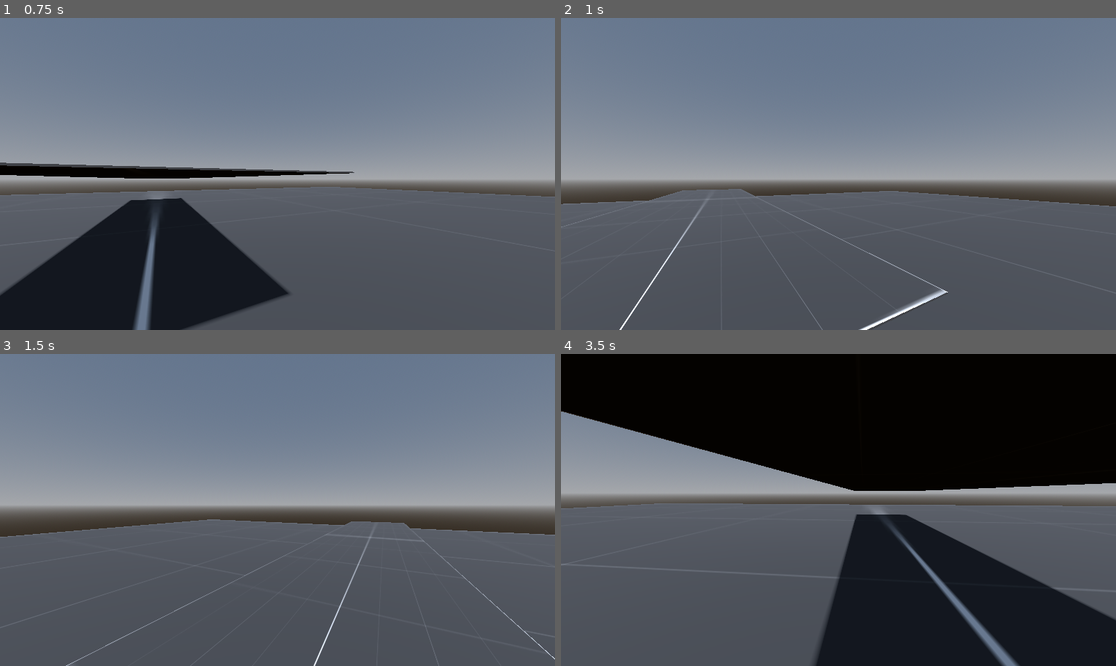
Above: before the commit, frames 1-4 (two rows, left to right).
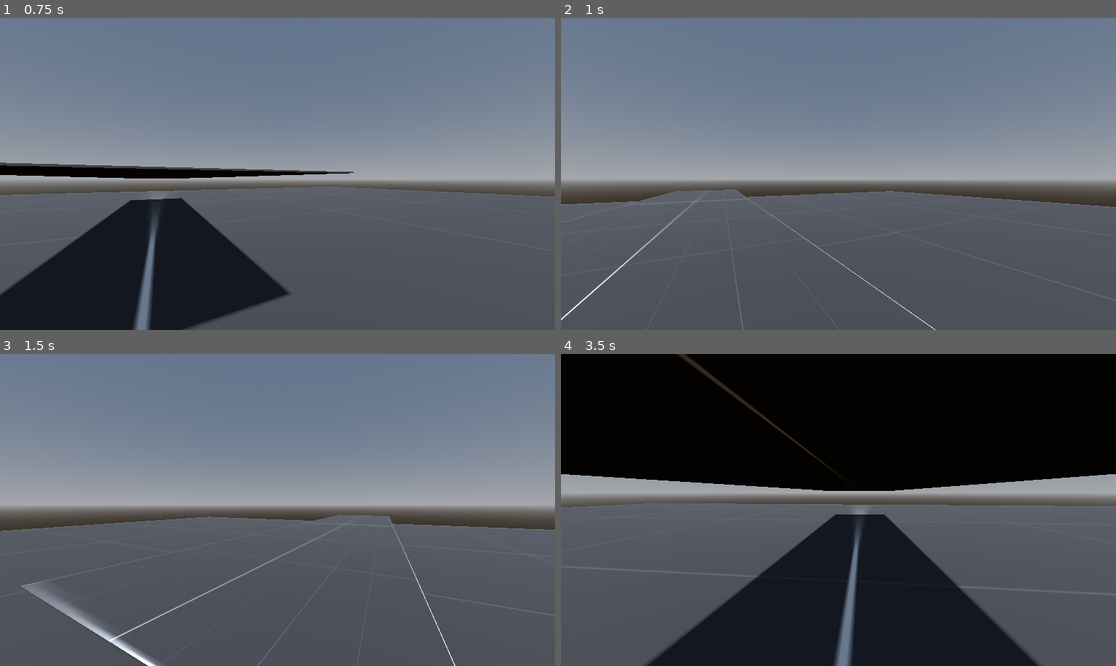
Above: after the commit, the same moments.

Repository: Gordon-DEVJ/SimpleFPS-PlayerController-Godot_FPS
Game: Godot game, scene res://Testing.tscn
Two runs of this game, one before a commit and one after it. Both use one fixed random seed, a clock stepped at 60 frames per second and the inputs below.
Inputs (mouse positions are in pixels of both pictures, inside the frame that each line leads up to):
- Up to frame 1 (0.75 s): tap Enter at 0.5 s; move the mouse to (305, 174) at 0.52 s; hold W (forward) from 0.53 s (still down); hold Ctrl (crouch) from 0.53 s (still down)
- Up to frame 2 (1 s): keep holding W (forward); keep holding Ctrl (crouch); tap Space (jump) at 0.77 s; tap Shift (walk) at 0.8 s
- Up to frame 3 (1.5 s): keep holding W (forward); move the mouse to (249, 510) at 1.27 s; release Ctrl (crouch) at 1.28 s; tap Shift (walk) at 1.35 s
- Up to frame 4 (3.5 s): keep holding W (forward); tap Space (jump) at 1.52, 3.02 s; tap Ctrl (crouch) at 1.55, 3.05 s; move the mouse to (849, 503) at 2.02 s; hold Ctrl (crouch) 2.03-2.78 s; tap Shift (walk) at 2.3, 2.85 s; move the mouse to (832, 516) at 2.77 s

Frame 1 is identical in both runs. In frame 2, 1.0% of the frame differs, in the area x 0-100%, y 54-100%; in frame 3, 2.9%; in frame 4, 24%, in the area x 0-100%, y 0-100%.

Commit message:
Update PlayerController.gd

Diff:
--- a/Half_Life-PlayerController/PlayerController.gd
+++ b/Half_Life-PlayerController/PlayerController.gd
@@ -8,7 +8,7 @@
 var SPEED = BASE_SPEED					# Movement Speed
 var DIRECTION = Vector3.ZERO			# Direction
 const LERP_SPEED = 10.0					# Adjust this value to control the smoothness transitions.
-@export var BASE_SPEED = 7.5			# Default = 5		The default movement speed, used when not in the "walk" mode.
+@export var BASE_SPEED = 5.0			# Default = 5		The default movement speed, used when not in the "walk" mode.
 @export var WALK_SPEED = 2.5			# Default = 2.5		The speed of movement when walking, used when in "walk" mode.
 @export var CROUCH_SPEED = 2.0			# Default = 2
 
@@ -105,15 +105,16 @@
 func _crouch(delta):
 
 # Handle crouch
-	if Input.is_action_pressed("crouch") or raycast.is_colliding():
-		SPEED=CROUCH_SPEED
-		CAMERA_CONTROLLER.position.y = lerp(CAMERA_CONTROLLER.position.y,1.8 + crouch_depth,delta*LERP_SPEED)
-		std_collision.disabled=true
-		crh_collision.disabled=false
-	else:
-		CAMERA_CONTROLLER.position.y=lerp(CAMERA_CONTROLLER.position.y,1.8,delta*LERP_SPEED)
-		std_collision.disabled=false
-		crh_collision.disabled=true
+	if is_on_floor():
+		if Input.is_action_pressed("crouch") or raycast.is_colliding():
+			SPEED=CROUCH_SPEED
+			CAMERA_CONTROLLER.position.y = lerp(CAMERA_CONTROLLER.position.y,1.8 + crouch_depth,delta*LERP_SPEED)
+			std_collision.disabled=true
+			crh_collision.disabled=false
+		else:
+			CAMERA_CONTROLLER.position.y=lerp(CAMERA_CONTROLLER.position.y,1.8,delta*LERP_SPEED)
+			std_collision.disabled=false
+			crh_collision.disabled=true
 
 func _physics_process(delta):
 
